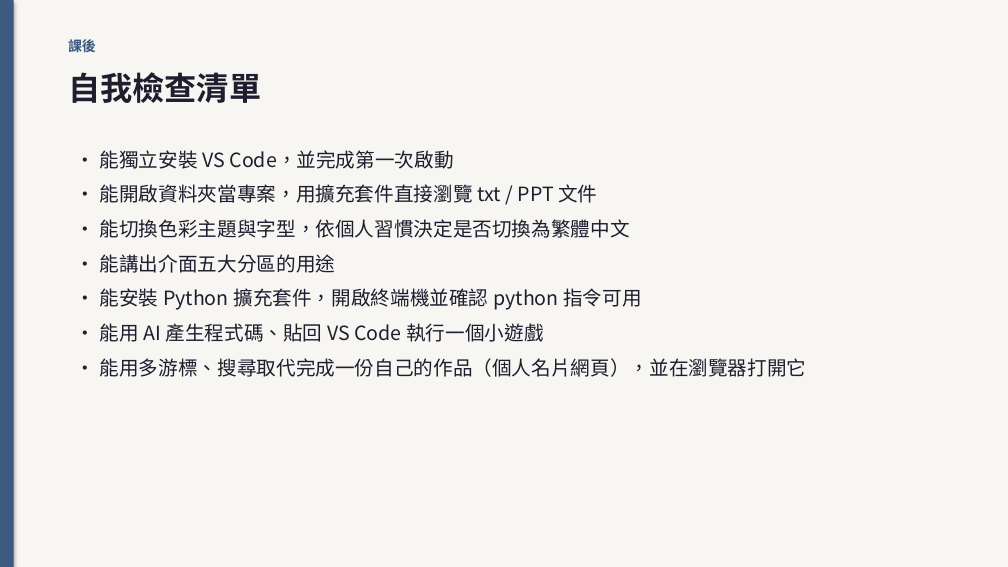
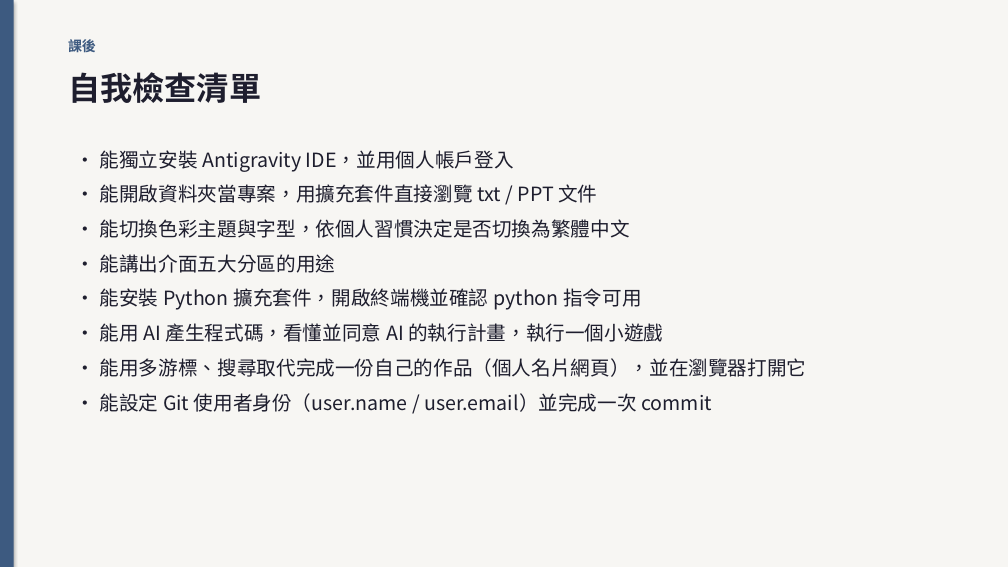
Before and after one commit to bobhsu408/vscode, a slide deck: slide 64 of jo6bj03284504t_6g4a83.pptx (slide 58 before the commit). Drawn at 1008x567 pixels with LibreOffice and Linux fonts; fonts in the diff are those of the drawing. Boxes give left, top, right and bottom in pixels: in the first picture for what was removed or moved away, otherwise in the second. Text is boxed around its words. In the diff, an @@ line names an element or a change of style, - is before the commit and + after.

```diff
--- a/jo6bj03284504t_6g4a83.pptx
+++ b/jo6bj03284504t_6g4a83.pptx
@@ text at box(100, 150, 514, 172): text changed @@
-• 能獨立安裝 VS Code，並完成第一次啟動
+• 能獨立安裝 Antigravity IDE，並用個人帳戶登入
@@ text at box(100, 323, 663, 342): text changed @@
-• 能用 AI 產生程式碼、貼回 VS Code 執行一個小遊戲
+• 能用 AI 產生程式碼，看懂並同意 AI 的執行計畫，執行一個小遊戲
@@ text at box(100, 393, 712, 412): paragraph added @@
+• 能設定 Git 使用者身份（user.name / user.email）並完成一次 commit
```
Also in this commit, not shown: 39 other slides changed, 23 slides added, 9 slides removed, 11 other files.
